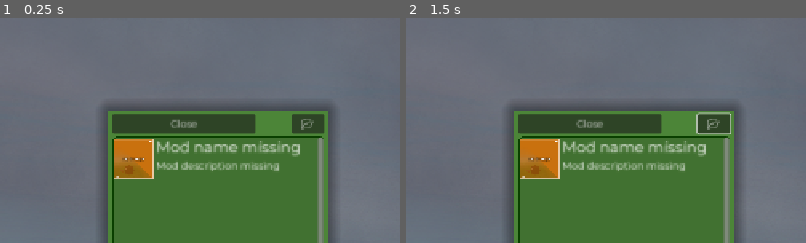
Above: before the commit, frames 1-2 (left to right).
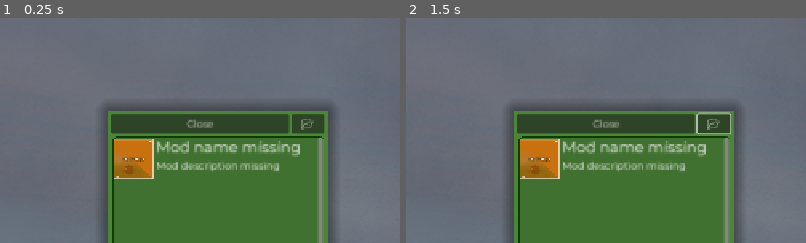
Above: after the commit, the same moments.

Repository: klodskateam/zurvival-remastered
Game: Godot game, scene res://mods.tscn
Two runs of this game, one before a commit and one after it. Both use one fixed random seed, a clock stepped at 60 frames per second and the inputs below. This scene is started directly instead of the project's main scene.
Inputs (mouse positions are % of the whole screen's width and height, from its top left):
- Up to frame 1 (0.25 s): no input
- Up to frame 2 (1.5 s): click "📂" at 0.5 s; tap Enter at 1.25 s; move the mouse to (72, 45) at 1.27 s; hold D (right) from 1.28 s (still down); hold Shift (run) from 1.28 s (still down); click (72, 45) at 1.42 s
The pictures show only the part of the screen within x 23-73%, y 0-50%; the shares and areas given below are measured in that part.

The runs differ from the first frame. In frame 1, 1.0% of the frame differs, in the area x 27-73%, y 42-52%; in frame 2, 1.0%.

Commit message:
вещи 10
пару комментов, теперь писать README

Diff:
--- a/global.gd
+++ b/global.gd
@@ -24,7 +24,6 @@
 var SmoothTransitions = false
 @onready var GAME = "res://gamemode.tscn"
 @onready var SETTINGS = "res://settings.tscn"
-var FROM = 0
 const isDEMO = true # Данная настройка отключает магазин, склад и список модов Онлайн, так-как оно не готово (онлайн моды я ещё апи не сделал ну я и лох вообще)
 
 #Конфиги
@@ -34,6 +33,7 @@
 
 # Переменные
 var BGID
+var FROM = 0
 var ZCOINS = 0
 var CURRENT_AIM = preload("res://Resources/aims/default.png")
 
@@ -75,6 +75,7 @@
 		return false
 
 func got_finishedsign(value):
+	# ID которое используется для определения, в какую сцену отправить после анимации. Пока-что работают только встроенные анимации/сцены.
 	match value:
 		1:
 			await get_tree().process_frame
--- a/modsmenu.gd
+++ b/modsmenu.gd
@@ -8,6 +8,8 @@
 func _ready() -> void:
 	if Global.isDEMO:
 		$Control/Panel/Mods.queue_free()
+		$Control/Panel/SettingsSave.size = Vector2(285, 31)
+		$Control/Panel/SettingsSave.position = Vector2(6, 7)
 
 	for sus in ModLoader.MODSLIST.size():
 		var filepath = "user://mods/" + ModLoader.MODSLIST[sus]
--- a/project.godot
+++ b/project.godot
@@ -16,8 +16,8 @@
 config/features=PackedStringArray("4.5", "Forward Plus")
 boot_splash/fullsize=false
 boot_splash/use_filter=false
-boot_splash/image="res://Resources/_placeholder.png"
-config/icon="res://Resources/bullets.png"
+boot_splash/image="uid://crqpy6n5f8ekg"
+config/icon="uid://bq517y5c4o7dw"
 
 [autoload]
 
--- a/transitionmenu.gd
+++ b/transitionmenu.gd
@@ -8,6 +8,7 @@
 		imfinished.emit(to)
 	else:
 		if to == 4:
+		# следует использовать ТОЛЬКО при выходе из игры в главном меню
 			var blackscreen = get_tree().current_scene.get_node("BlackScreen")
 			var tween = create_tween()
 			tween.tween_property(blackscreen, "position", Vector2(0, -1008.0), 0.58).set_trans(Tween.TRANS_QUINT)
@@ -99,7 +100,3 @@
 		Global.FROM = 0
 	else:
 		position = Vector2(640.0, 360.0)
-
-
-func _on_visibility_changed2() -> void:
-	pass # Replace with function body.
Binary file added: Resources/logos/full.png
Not shown, added: Resources/logos/full.png.import
Binary file added: Resources/logos/mini-icon.png
Not shown, added: Resources/logos/mini-icon.png.import
Binary file added: Resources/logos/mini.png
Not shown, added: Resources/logos/mini.png.import
